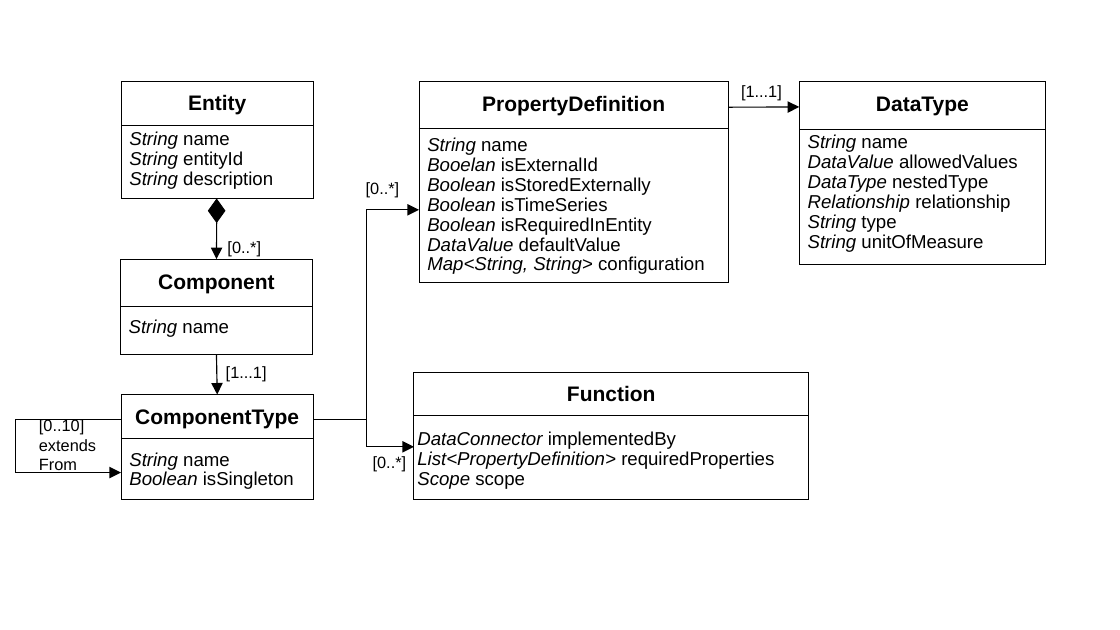
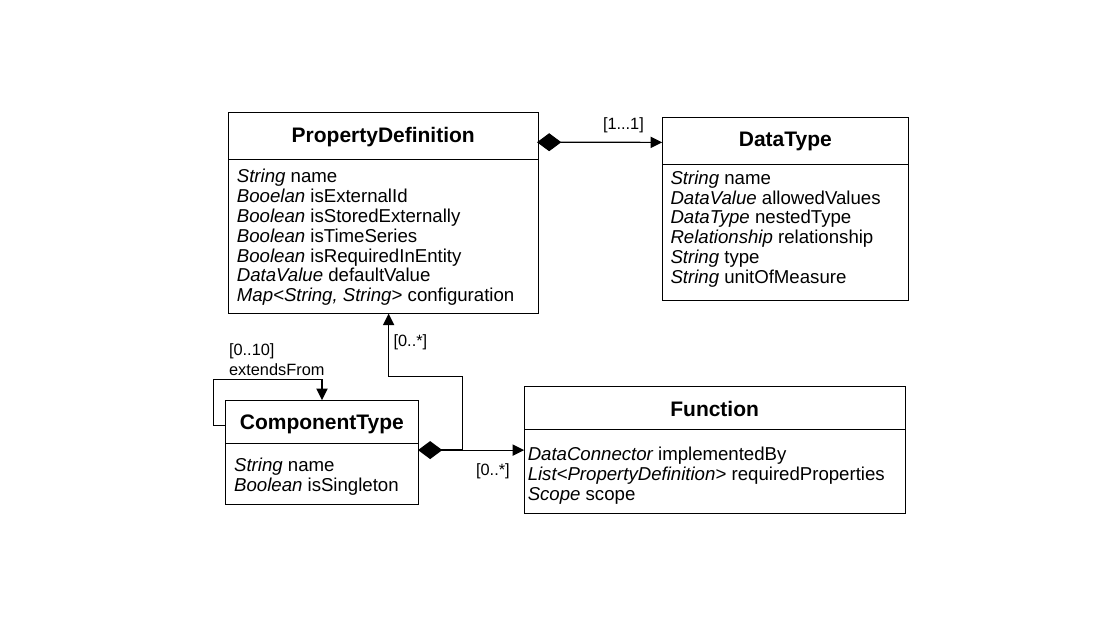
Before and after one commit to derlehner/dt_language_comparison, a slide deck: slide 4 of Figures.pptx. Drawn at 1120x630 pixels with LibreOffice and Linux fonts; fonts in the diff are those of the drawing. Boxes give left, top, right and bottom in pixels: in the first picture for what was removed or moved away, otherwise in the second. Text is boxed around its words. In the diff, an @@ line names an element or a change of style, - is before the commit and + after.

Commit message:
update aws mm

```diff
--- a/Figures.pptx
+++ b/Figures.pptx
@@ text "[1...1]": place and size @@
-text "[1...1]" at [741,85,782,101]
+text "[1...1]" at [603,117,644,133]
@@ group removed at [121,82,313,198]: 2 texts, 1 rectangle, 1 line @@
-Entity
-String name
-String entityId
-String description
@@ diamond added at [538,134,561,151], fill #000000, outline #000000 1 pt @@
@@ arrow moved from (728, 108) - (800, 107) to (560, 142) - (662, 142) @@
@@ 2 texts, 1 rectangle, 1 line: place and size @@
-2 texts, 1 rectangle, 1 line at [419,82,728,282]
+2 texts, 1 rectangle, 1 line at [229,113,539,313]
@@ 2 texts, 1 rectangle, 1 line: place and size @@
-2 texts, 1 rectangle, 1 line at [800,82,1046,265]
+2 texts, 1 rectangle, 1 line at [662,117,909,300]
@@ diamond removed at [208,199,225,223] @@
@@ arrow removed from (217, 223) to (217, 260) @@
@@ text removed at [227,241,261,257] @@
-[0..*]
@@ group removed at [120,260,313,355]: 2 texts, 1 rectangle, 1 line @@
-Component
-String name
@@ elbow arrow moved from (313, 420) - (419, 210) to (441, 450) - (389, 313) @@
@@ arrow removed from (217, 355) to (218, 395) @@
@@ text at [229,343,324,375]: spaces changed @@
-[0..10] extends
-From
+[0..10]
+extendsFrom
@@ text "[0..*]": place and size @@
-text "[0..*]" at [366,182,400,198]
+text "[0..*]" at [394,334,428,350]
@@ elbow arrow moved from (121, 420) - (121, 472) to (226, 425) - (322, 400) @@
@@ text removed at [226,366,267,382] @@
-[1...1]
@@ rectangle: place and size @@
-rectangle at [414,372,809,499]
+rectangle at [524,386,906,513]
@@ text "Function": place and size @@
-text "Function" at [567,385,656,402]
+text "Function" at [670,400,759,417]
@@ 2 texts, 1 rectangle, 1 line: place and size @@
-2 texts, 1 rectangle, 1 line at [121,395,313,499]
+2 texts, 1 rectangle, 1 line at [226,400,418,504]
@@ diamond added at [419,442,442,459], fill #000000, outline #000000 1 pt @@
@@ text "DataConnector implementedBy": place and size @@
-text "DataConnector implementedBy" at [417,431,774,489]
+text "DataConnector implementedBy" at [528,446,885,504]
@@ line moved from (414, 415) - (809, 415) to (524, 430) - (906, 430) @@
@@ elbow arrow moved from (313, 420) - (414, 447) to (441, 450) - (524, 450) @@
@@ text "[0..*]": place and size @@
-text "[0..*]" at [373,456,407,471]
+text "[0..*]" at [476,463,510,479]
```
